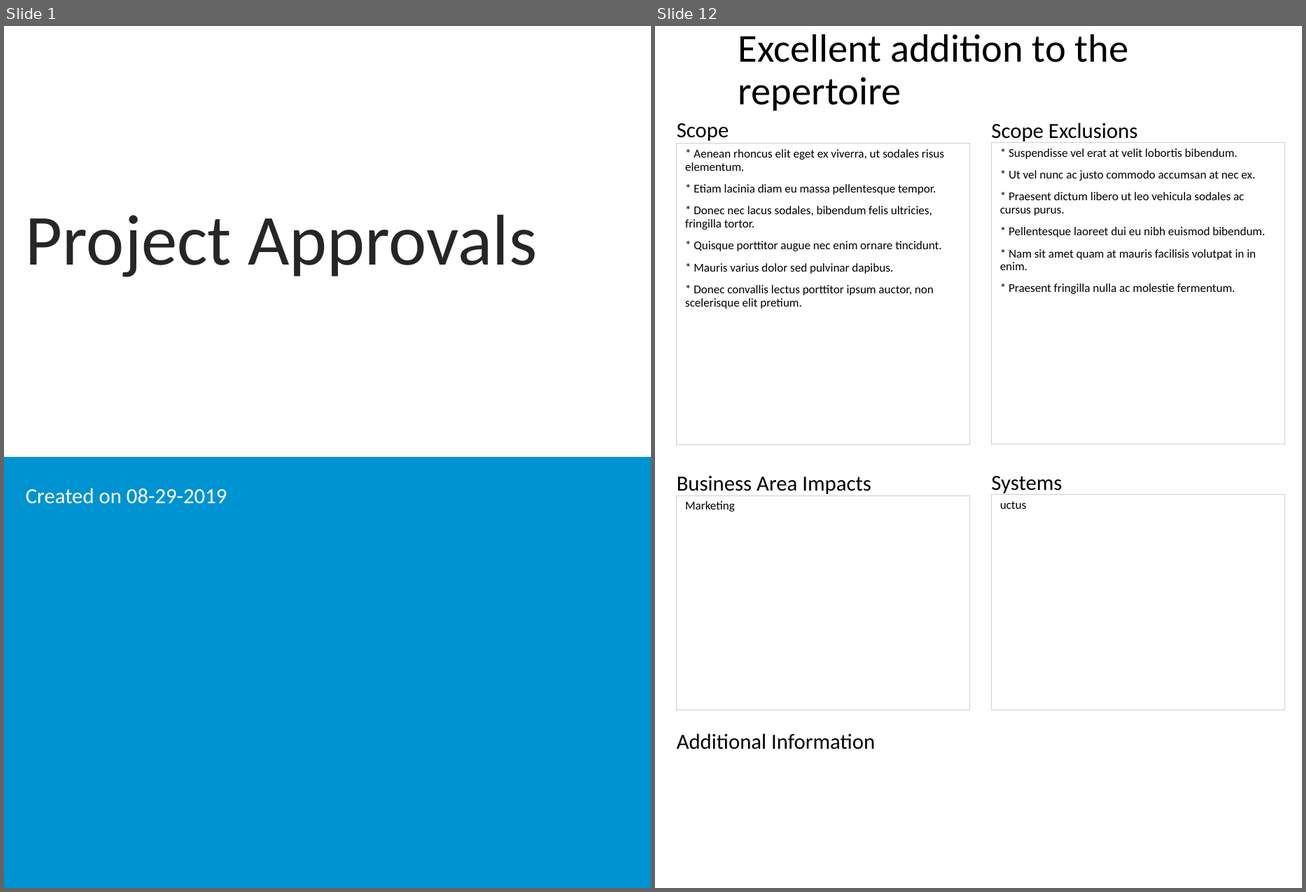
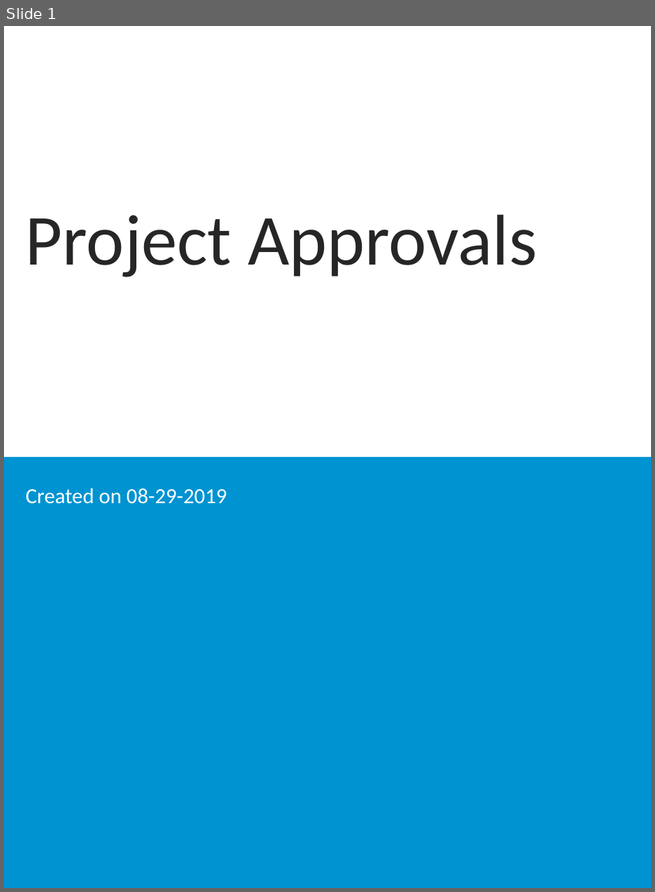
Before and after one commit to spikewood/Project-Report-Generator, a slide deck: ppt_output.pptx. Shown side by side, each under a label of ours: slides 1 and 12 before the commit, slide 1 after it; the slides between them are not shown. The pictures are 1306x892 and 655x892 pixels, drawn with LibreOffice and Linux fonts; fonts in the diff are those of the drawing; background and template pictures are left out. Boxes give left, top, right and bottom in pixels: in the first picture for what was removed or moved away, otherwise in the second. Text is boxed around its words. In the diff, an @@ line names an element or a change of style, - is before the commit and + after.

```diff
--- a/ppt_output.pptx
+++ b/ppt_output.pptx
@@ slide 12 removed at [655,26,1302,888], background #FFFFFF @@
@@ title removed at [738,34,1129,111] @@
-Excellent addition to the repertoire
@@ text removed at [677,123,729,141] @@
-Scope
@@ text removed at [991,123,1137,144] @@
-Scope Exclusions
@@ text removed at [677,144,970,445] @@
-* Aenean rhoncus elit eget ex viverra, ut sodales risus elementum.
-* Etiam lacinia diam eu massa pellentesque tempor.
-* Donec nec lacus sodales, bibendum felis ultricies, fringilla tortor.
-* Quisque porttitor augue nec enim ornare tincidunt.
-* Mauris varius dolor sed pulvinar dapibus.
-* Donec convallis lectus porttitor ipsum auctor, non scelerisque elit pretium.
@@ text removed at [991,142,1284,445] @@
-* Suspendisse vel erat at velit lobortis bibendum.
-* Ut vel nunc ac justo commodo accumsan at nec ex.
-* Praesent dictum libero ut leo vehicula sodales ac cursus purus.
-* Pellentesque laoreet dui eu nibh euismod bibendum.
-* Nam sit amet quam at mauris facilisis volutpat in in enim.
-* Praesent fringilla nulla ac molestie fermentum.
@@ text removed at [677,476,871,496] @@
-Business Area Impacts
@@ text removed at [991,476,1062,496] @@
-Systems
@@ text removed at [677,496,970,711] @@
-Marketing
@@ text removed at [991,495,1284,711] @@
-uctus
@@ text removed at [677,734,875,750] @@
-Additional Information
```
Also in this commit, not shown: 2 slides changed, 16 slides added, 25 other slides removed, 4 other files.
